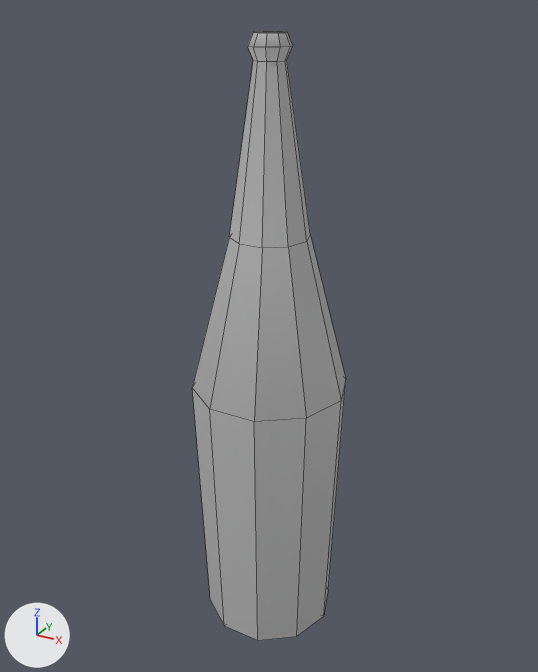
One commit to the FBX model Assets/Art/Models/Scenes/Furniture/bottle.fbx: the scene before it, then after it.
Rendered twice from a camera (50 mm lens) standing at (0.165, -0.3, 0.318) and looking at (-0.003, 0.004, 0.166). Arrows for +X, +Y and +Z are at lower left; the lights stay in place. Mesh edges are drawn as thin lines. Where no turn or scale is listed for an object, it has been applied to the vertices.

Objects in the first picture: 'bottle'.
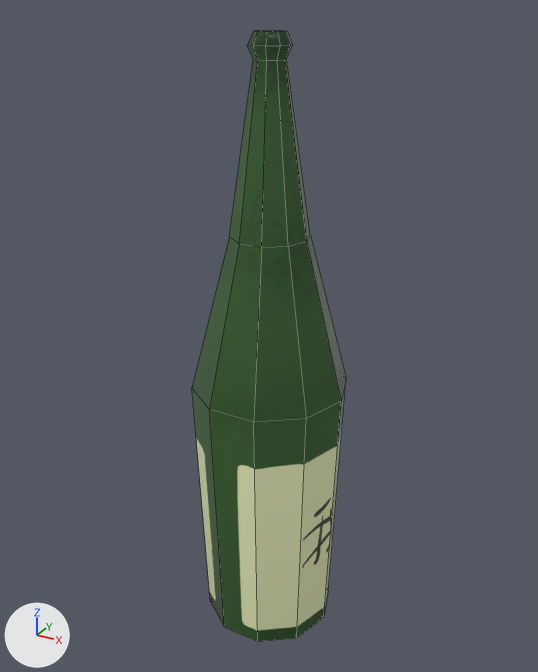
Where the change shows, as pixel boxes (x1, y1, x2, y2) in the pictures (538 x 672 px):
'bottle', recoloured (grey to green)
    both: (192, 30, 346, 641)

Edits to the bpy script that builds the scene:
```text
Add img_bottle_jpg:
    img_bottle_jpg = load_image('bottle.jpg', '../../Textures/Furniture Tex/bottle.jpg', 2048, 2048, 'sRGB')
Add mat_blinn1:
    mat_blinn1 = principled_material('blinn1')
    mat_blinn1.texture = img_bottle_jpg
    mat_blinn1.roughness = 0.117
Change me_mesh:
    where me_mesh.from_pydata(...)  # 62 vertices, 70 faces; spans x -0.04..0.04, y -0.038..0.038, z 0.001..0.309
    remove me_mesh.materials.append(mat_lambert1)  # grey #bcbcbc
    add me_mesh.materials.append(mat_blinn1)  # picture img_bottle_jpg
```
